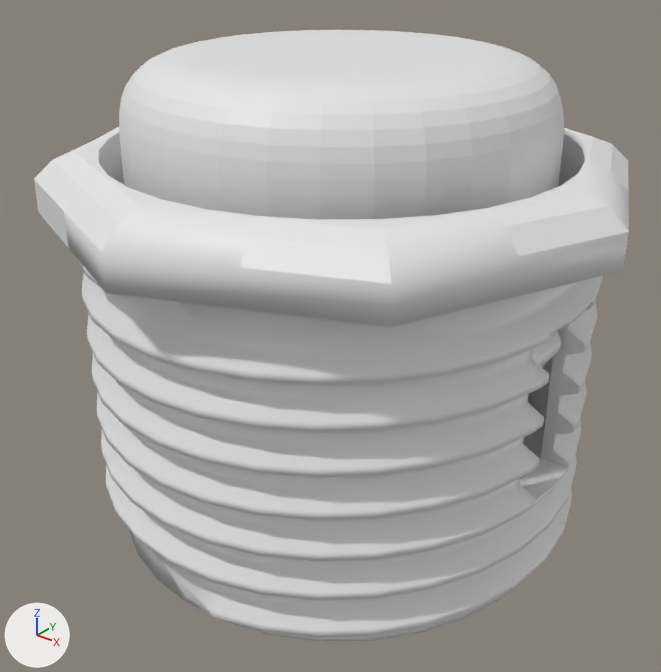
Before and after pictures for a commit that changed the Blender file Pseudolusor digit/MX version/pseudolusor digit v3.blend.
Both versions are drawn from a camera (50 mm lens) standing at (25.2, -32.2, 12.9) and looking at (0.2, -1.0, -6.4). Every picture has the same lights, and +X, +Y and +Z are marked at lower left.

In view in the first picture: '24mm Barrel', '24mm Plunger with tabs'.
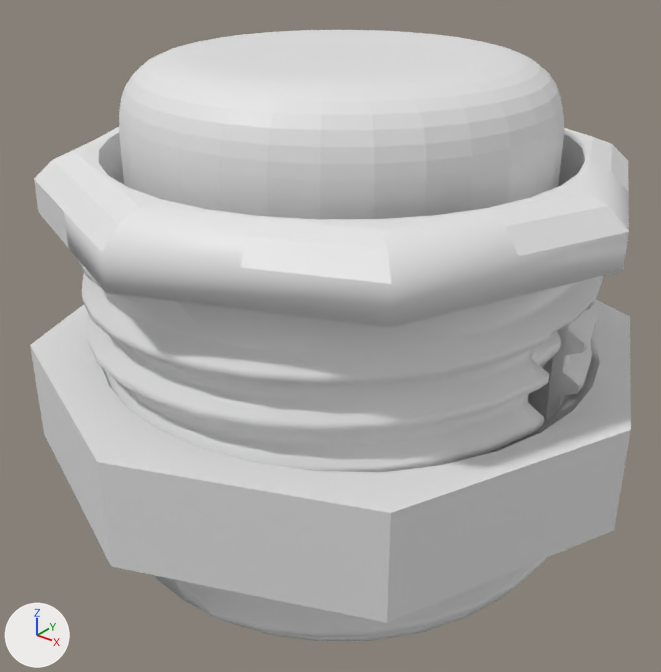
Changed parts and their boxes [x1, y1, x2, y2] in the pictures (661 x 672 px):
'24mm Nut', shown
    after: [30, 300, 631, 623]

What the commit changed:
Object '24mm Nut' (ob_24mm_nut) is now shown.
